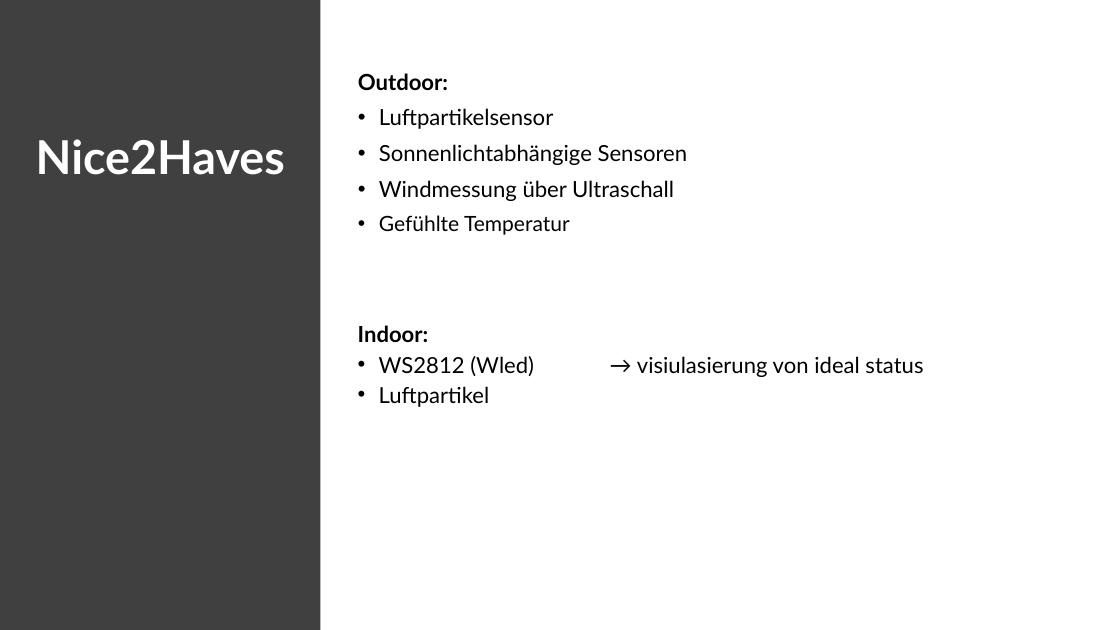
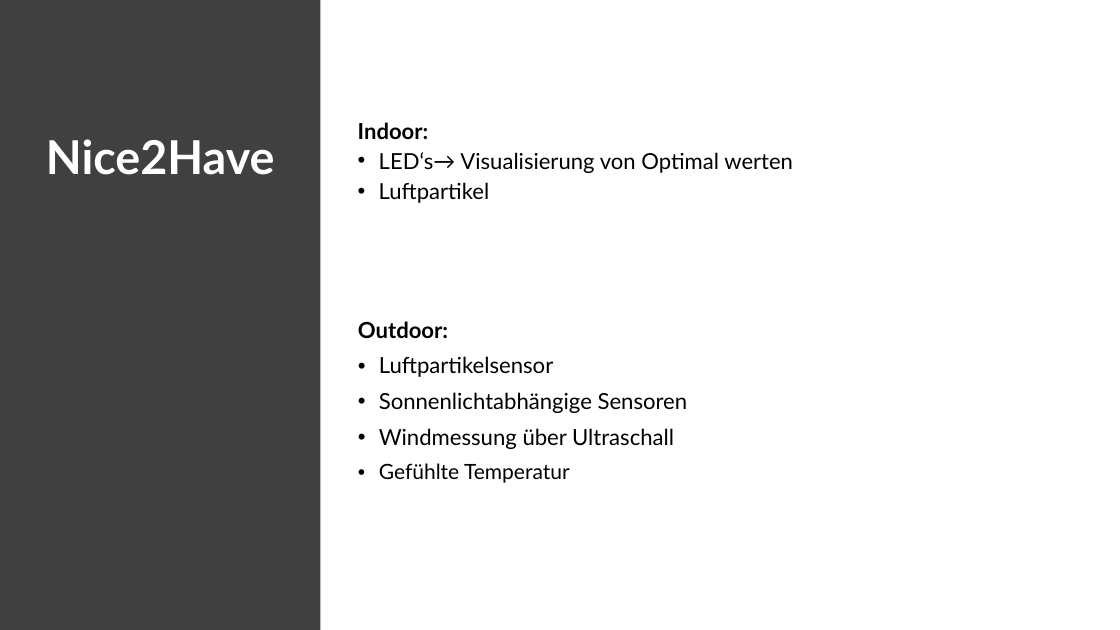
Before and after one commit to EatingJan1/Wetterstation-Bulme-Werkstaetten-Projekt-2024-2025, a slide deck: slide 4 of Vorstellung.pptx (slide 5 before the commit). Drawn at 1120x630 pixels with LibreOffice and Linux fonts; fonts in the diff are those of the drawing. Boxes give left, top, right and bottom in pixels: in the first picture for what was removed or moved away, otherwise in the second. Text is boxed around its words. In the diff, an @@ line names an element or a change of style, - is before the commit and + after.

```diff
--- a/Vorstellung.pptx
+++ b/Vorstellung.pptx
@@ text at (46,139,275,175): text changed @@
-Nice2Haves
+Nice2Have
@@ text "Indoor:": place and size @@
-text "Indoor:" at (358,325,923,377)
+text "Indoor:" at (358,122,793,203)
@@ text at (379,152,793,173): text changed @@
-• WS2812 (Wled) → visiulasierung von ideal status
+• LED‘s→ Visualisierung von Optimal werten
@@ text "Outdoor:": place and size @@
-text "Outdoor:" at (358,73,688,235)
+text "Outdoor:" at (358,321,688,483)
```
Also in this commit, not shown: 4 other slides changed.
